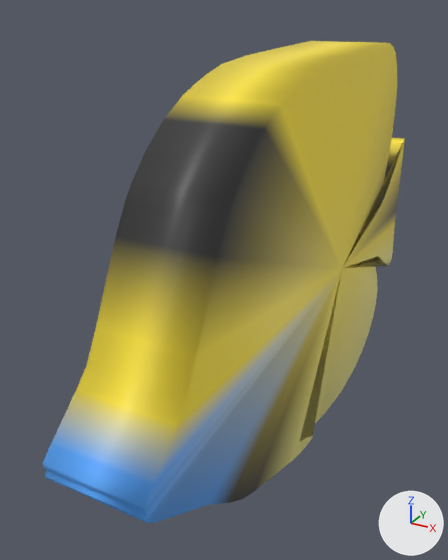
The glTF model pack/bluecheekbutterflyfish/bluecheekbutterflyfish.glb as it was, and as the next commit left it.
Before and after are seen from a camera (50 mm lens) standing at (0.381, -0.894, 0.398) and looking at (-0.079, -0.057, -0.02). The axes (+X, +Y, +Z) are drawn at lower right. The lights are the same throughout. The older version comes first.

Names of what the first picture shows: 'bluecheekbutterflyfish'.
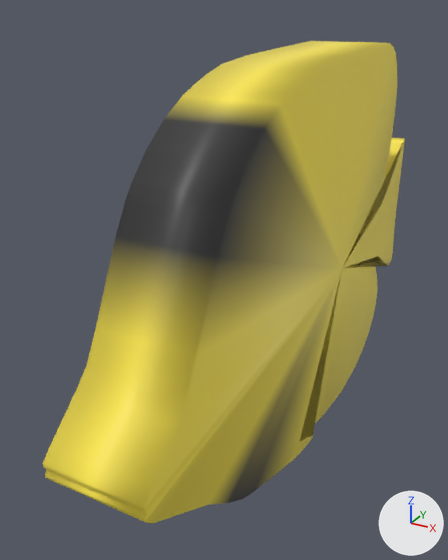
What differs and where, as boxes (x1, y1, x2, y2) in the pictures (448 x 560 px):
part 1 of me_bluecheekbutterflyfish, recoloured: (51, 70, 404, 486) in both
part 2 of me_bluecheekbutterflyfish, recoloured: (43, 143, 402, 523) in both

What changed in the scene script:
```text
Change me_bluecheekbutterflyfish:
    where me_bluecheekbutterflyfish.from_pydata(...)  # 172 vertices, 340 faces; spans x -0.07..0.07, y -0.5..0.495, z -0.337..0.342
    used by ob_bluecheekbutterflyfish; location = (0.0, 0.0, 0.0)
    me_bluecheekbutterflyfish part 1: 252 faces centred in x -0.07..0.07, y -0.452..0.494, z -0.337..0.341 are repainted in the vertex colours; the middle colour goes from yellow #ffe73f to yellow #ffea50
    me_bluecheekbutterflyfish part 2: 76 faces centred in x -0.07..0.07, y -0.5..0.483, z -0.284..0.277 are repainted in the vertex colours; the middle colour goes from green #59aa3f to yellow #ffea50
```
